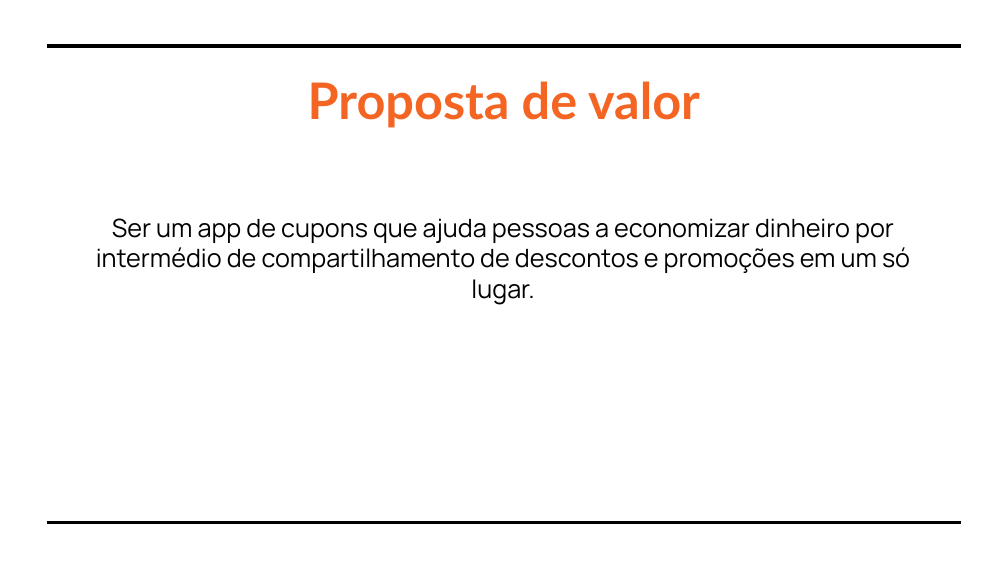
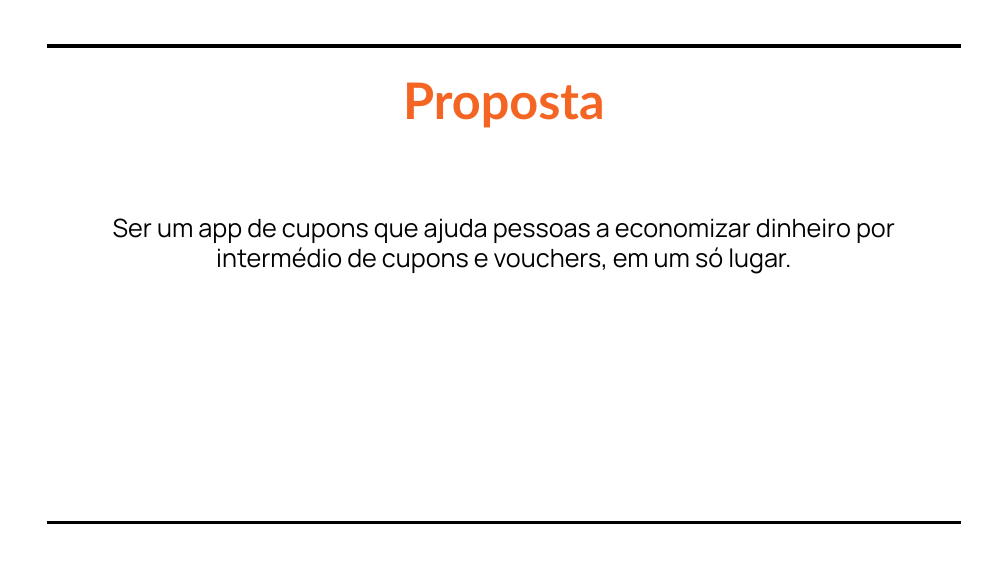
Before and after one commit to mauricio-alves/t.ex-aulas, a slide deck: slide 12 of Semana06/aula02/apresentacao t.ex.pptx (slide 8 before the commit). Drawn at 1008x567 pixels with LibreOffice and Linux fonts; fonts in the diff are those of the drawing. Boxes give left, top, right and bottom in pixels: in the first picture for what was removed or moved away, otherwise in the second. Text is boxed around its words. In the diff, an @@ line names an element or a change of style, - is before the commit and + after.

```diff
--- a/Semana06/aula02/apresentacao t.ex.pptx
+++ b/Semana06/aula02/apresentacao t.ex.pptx
@@ title at (403, 82, 605, 128): text changed @@
-Proposta de valor
+Proposta
@@ title at (113, 218, 895, 274): text changed @@
-Ser um app de cupons que ajuda pessoas a economizar dinheiro por intermédio de compartilhamento de descontos e promoções em um só lugar.
+Ser um app de cupons que ajuda pessoas a economizar dinheiro por intermédio de cupons e vouchers, em um só lugar.
```
Also in this commit, not shown: 5 other slides changed, 4 other files.
